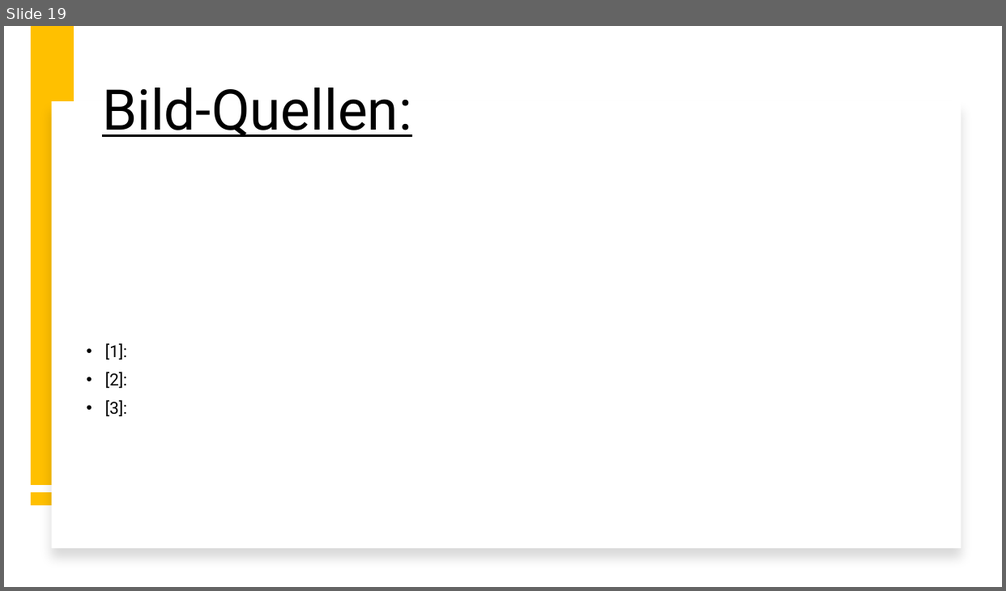
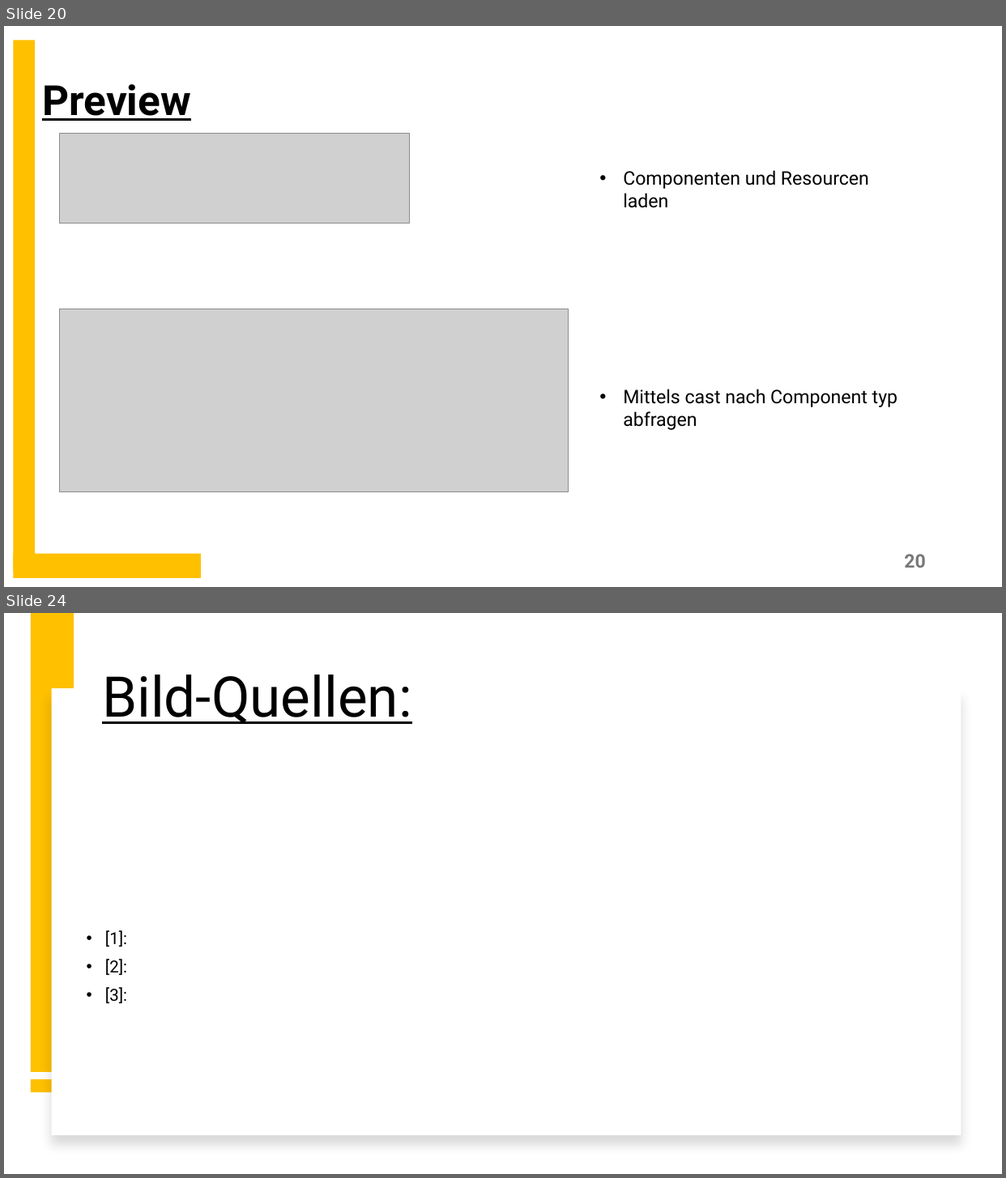
Before and after one commit to lgndluke/RaytRazor, a slide deck: 2. Präsentation/2.1 Präsentationsunterlagen/04_Team_RayForge_Release_Technische-Präsentation.pptx. Shown one above the other, each under a label of ours: slide 19 before the commit, slides 20 and 24 after it; the slides between them are not shown. The pictures are 1006x591 and 1006x1178 pixels, drawn with LibreOffice and Linux fonts; fonts in the diff are those of the drawing; grey boxes stand for pictures. Boxes give left, top, right and bottom in pixels: in the first picture for what was removed or moved away, otherwise in the second. Text is boxed around its words. In the diff, an @@ line names an element or a change of style, - is before the commit and + after.

```diff
--- a/2. Präsentation/2.1 Präsentationsunterlagen/04_Team_RayForge_Release_Technische-Präsentation.pptx
+++ b/2. Präsentation/2.1 Präsentationsunterlagen/04_Team_RayForge_Release_Technische-Präsentation.pptx
@@ slide 20 added at <box>4,26,1002,587</box>, background #FFFFFF @@
@@ rectangle added at <box>13,41,35,571</box>, fill #FFC000 @@
@@ text added at <box>42,84,191,121</box>, 40 pt, text #000000, bold, underline @@
+Preview
@@ picture added at <box>59,133,410,224</box> @@
@@ text added at <box>623,170,869,208</box>, 18 pt, text #000000 @@
+• Componenten und Resourcen laden
@@ picture added at <box>59,309,569,493</box> @@
@@ text added at <box>623,389,897,430</box>, 18 pt, text #000000 @@
+• Mittels cast nach Component typ abfragen
@@ rectangle added at <box>13,554,201,578</box>, fill #FFC000 @@
@@ page number added at <box>904,554,925,568</box>, 18 pt, text #797979, bold @@
+20
@@ what was slide 19 is now slide 24 @@
```
Also in this commit, not shown: 4 other slides added.
